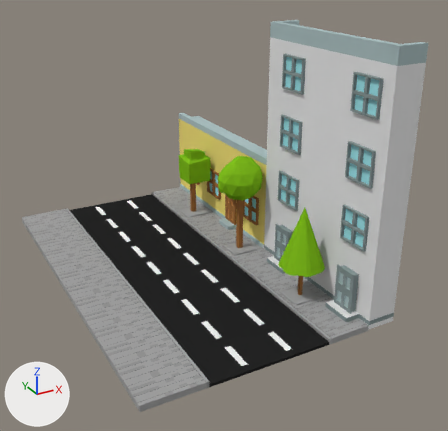
Renders of the Blender file FragileMessage/Assets/3DAssets/Bloque2/Edificios2.blend from each side of a commit.
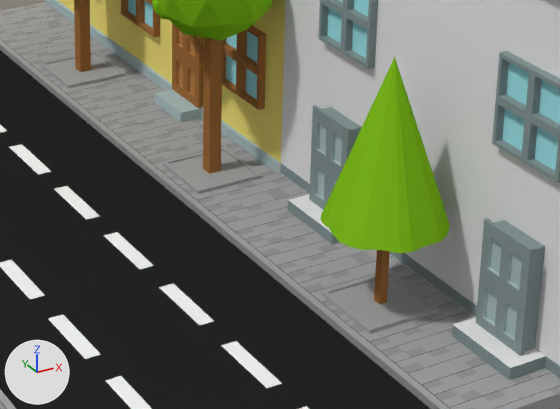
Old and new are each drawn whole from a 50 mm lens placed at (-17.3, -37.9, 21.8), pointed at (1.6, -3.6, 4.6) and again close up on the part from 37% to 81% of the width and 43% to 77% of the height. Lighting does not change. The marker at lower left points along +X, +Y and +Z.

Names of what the first close-up shows: 'Bloque2_Acera', 'Bloque2_Calle', 'Bloque2_Edificio'.
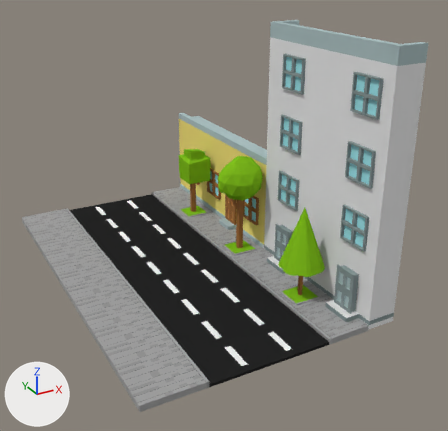
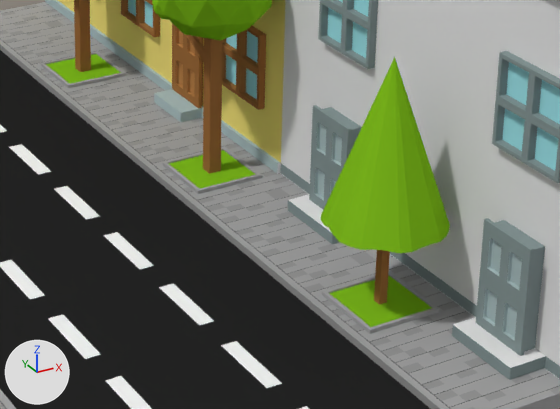
Commit message: Edificio 2.

The change, as a diff of the scene's bpy script:
```diff
--- a/FragileMessage/Assets/3DAssets/Bloque2/Edificios2.blend.py
+++ b/FragileMessage/Assets/3DAssets/Bloque2/Edificios2.blend.py
@@ me_cube_001 @@
 me_cube_001.from_pydata(...)  # 5312 vertices, 4911 faces, 9 loose edges; spans x -12.0..3.0, y -14.0..13.0, z -1.5..38.0
 # used by ob_bloque2_acera; location = (-6.0, -1.0, 0.1); rotation_euler = (0.0, 0.0, 3.142), in degrees (0, 0, 180); scale = (1.0, 1.0, 0.2)
+# me_cube_001 part 1: all 12 faces centred in x -10.9..-9.9, y -8.5..8.5, z 1.3 switch from mat_acera2_plomoclaro (grey #a3a3a3) to mat_acera2_verde (green #80be1f)
 me_cube_001.materials.append(mat_acera2_plomooscuro)
```

Where the change shows, as pixel boxes (x1, y1, x2, y2) in the close-ups (560 x 409 px):
part 1 of me_cube_001, recoloured (grey to green): (46, 54, 432, 327) in both
